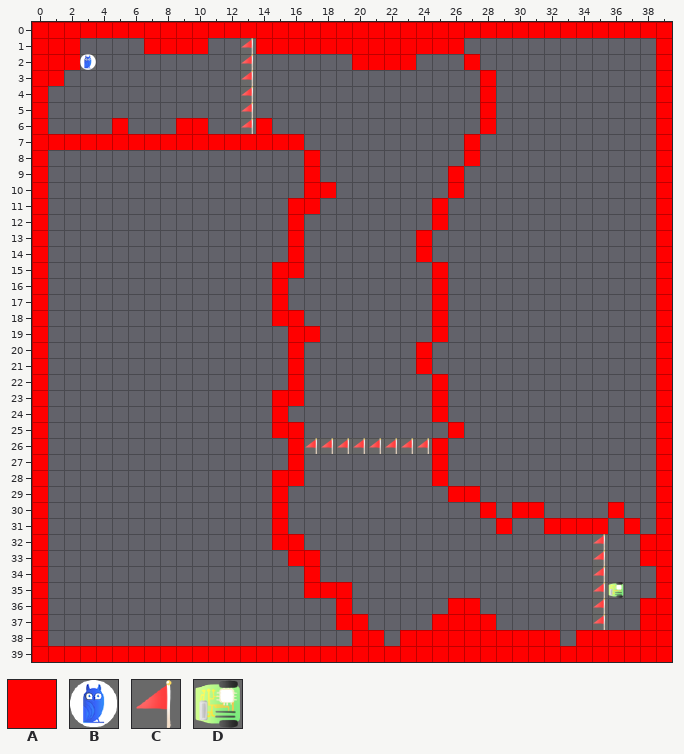
One commit to this Tiled map (JSON): src/map/level_3.tmj. Above: the version before the commit.
Cells are 64x64 px. Shown: x 0..39, y 0..39.
Key: from "tile": A 0, B 6, C 7, D 12.
_ is an empty cell.
Layer "Tile Layer 1" before, first column x 0:
 0 AAAAAAAAAAAAAAAAAAAAAAAAAAAAAAAAAAAAAAAA
 1 AAA____AAAA__CAAAAAAAAAAAAA____________A
 2 AAAB_________C______AAAA___A___________A
 3 AA___________C______________A__________A
 4 A____________C______________A__________A
 5 A____________C______________A__________A
 6 A____A___AA__CA_____________A__________A
 7 AAAAAAAAAAAAAAAAA__________A___________A
 8 A________________A_________A___________A
 9 A________________A________A____________A
10 A________________AA_______A____________A
11 A_______________AA_______A_____________A
12 A_______________A________A_____________A
13 A_______________A_______A______________A
14 A_______________A_______A______________A
15 A______________AA________A_____________A
16 A______________A_________A_____________A
17 A______________A_________A_____________A
18 A______________AA________A_____________A
19 A_______________AA_______A_____________A
20 A_______________A_______A______________A
21 A_______________A_______A______________A
22 A_______________A________A_____________A
23 A______________AA________A_____________A
24 A______________A_________A_____________A
25 A______________AA_________A____________A
26 A_______________ACCCCCCCCA_____________A
27 A_______________A________A_____________A
28 A______________AA________A_____________A
29 A______________A__________AA___________A
30 A______________A____________A_AA____A__A
31 A______________A_____________A__AAAA_A_A
32 A______________AA__________________C__AA
33 A_______________AA_________________C__AA
34 A________________A_________________C___A
35 A________________AAA_______________CD__A
36 A__________________A______AA_______C__AA
37 A__________________AA____AAAA______C__AA
38 A___________________AA_AAAAAAAAAA_AAAAAA
39 AAAAAAAAAAAAAAAAAAAAAAAAAAAAAAAAAAAAAAAA
After:
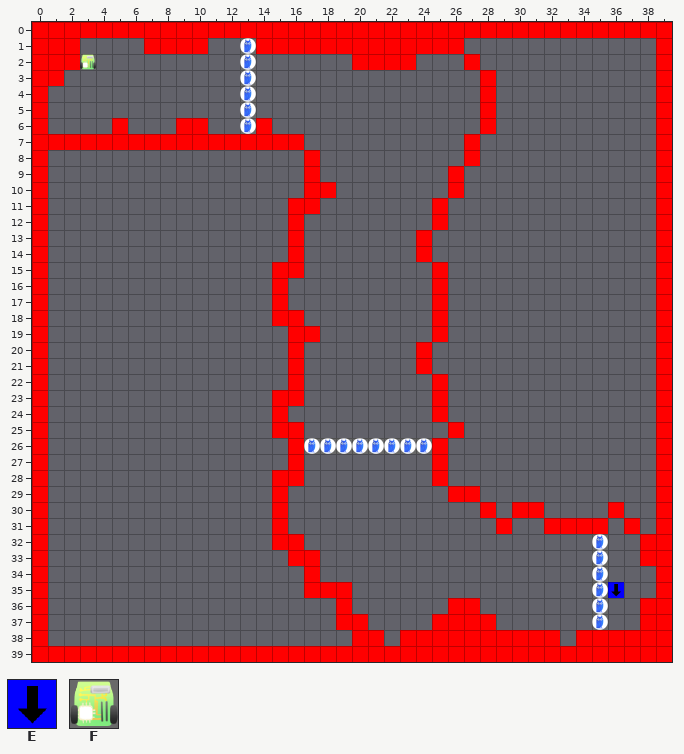
Further tiles: from "tile": E 3, F 5.
Diff:
Changed rows in their new state; . is an unchanged cell.
Layer "Tile Layer 1":
first column x 3:
 1 ..........B
 2 F.........B
 3 ..........B
 4 ..........B
 5 ..........B
 6 ..........B
first column x 17:
26 BBBBBBBB
first column x 35:
32 B.
33 B.
34 B.
35 BE
36 B.
37 B.
Boxes around the changes in both pictures, in picture pixels (x1, y1, x2, y2):
changed: (240, 38, 256, 134)
changed: (80, 54, 96, 70)
changed: (304, 438, 432, 454)
changed: (592, 534, 624, 630)
